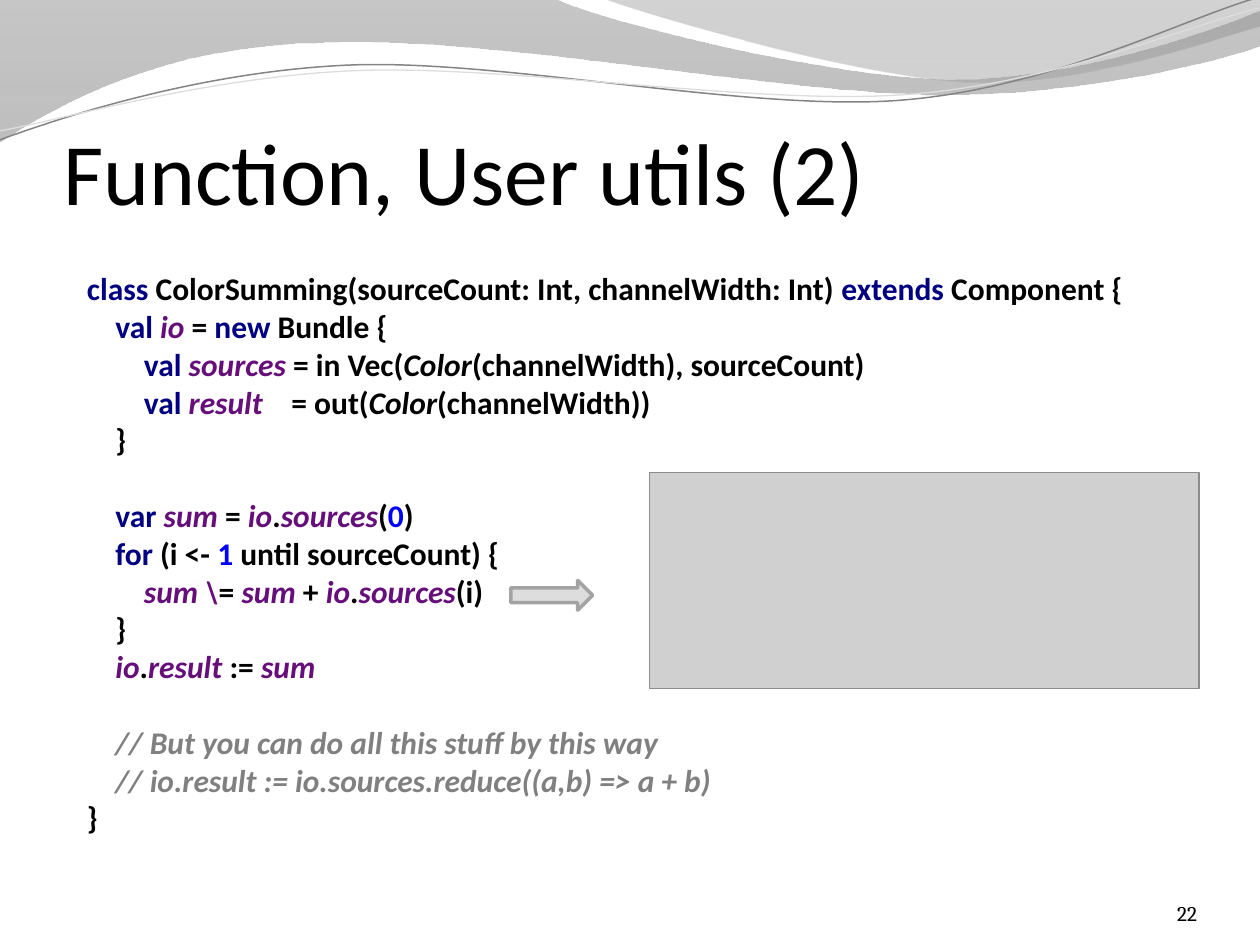
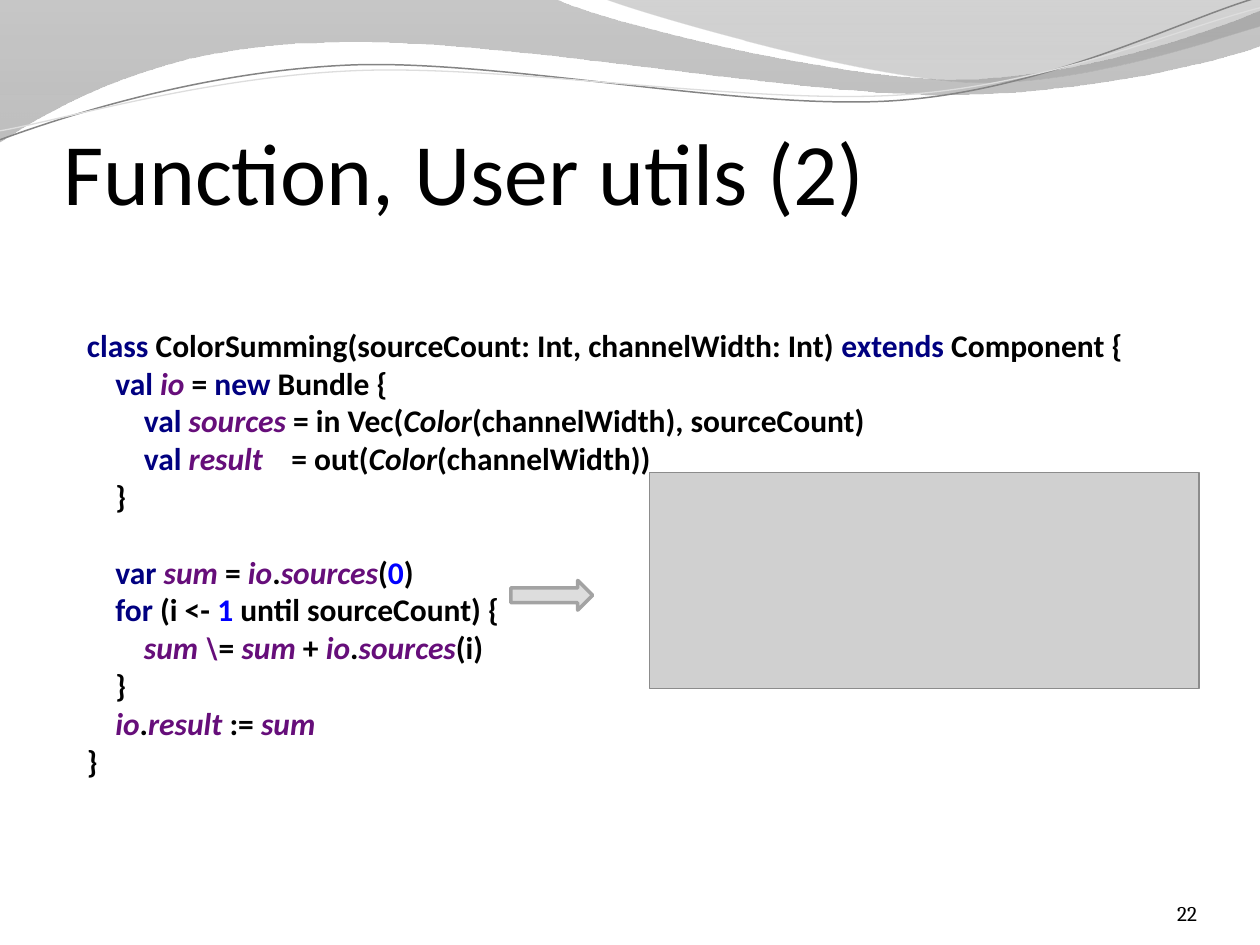
Before and after one commit to SpinalHDL/SpinalDoc, a slide deck: slide 22 of presentation/en/presentation.pptx. Drawn at 1260x945 pixels with LibreOffice and Linux fonts; fonts in the diff are those of the drawing; grey boxes stand for pictures; background and template pictures are left out. Boxes give left, top, right and bottom in pixels: in the first picture for what was removed or moved away, otherwise in the second. Text is boxed around its words. In the diff, an @@ line names an element or a change of style, - is before the commit and + after.

Commit message:
Update presentation with a better functional programming slide

```diff
--- a/presentation/en/presentation.pptx
+++ b/presentation/en/presentation.pptx
@@ text at box(87, 334, 1104, 736): text changed @@
-class ColorSumming(sourceCount: Int, channelWidth: Int) extends Component {
-val io = new Bundle {
-val sources = in Vec(Color(channelWidth), sourceCount)
-val result = out(Color(channelWidth))
-}
-var sum = io.sources(0)
-for (i <- 1 until sourceCount) {
-sum \= sum + io.sources(i)
-}
-io.result := sum
-// But you can do all this stuff by this way
-// io.result := io.sources.reduce((a,b) => a + b)
-}
+class ColorSumming(sourceCount: Int, channelWidth: Int) extends Component {
+val io = new Bundle {
+val sources = in Vec(Color(channelWidth), sourceCount)
+val result = out(Color(channelWidth))
+}
+var sum = io.sources(0)
+for (i <- 1 until sourceCount) {
+sum \= sum + io.sources(i)
+}
+io.result := sum
+}
```
Also in this commit, not shown: 3 other slides changed, 2 other files.
